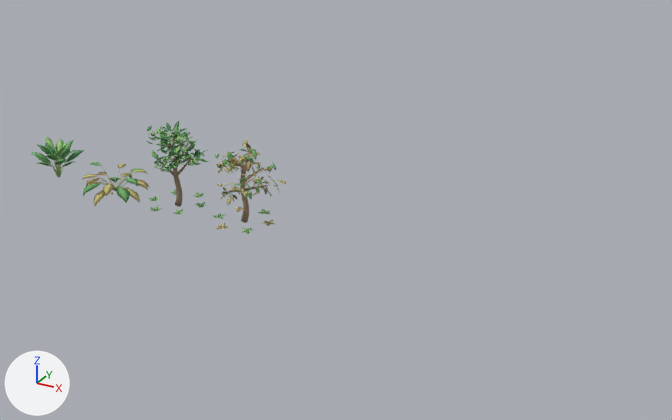
Two versions of the Blender file BlenderWork/InteriorProps/plants.blend, one commit apart.
The view is the same before and after, from a camera (50 mm lens) standing at (13.38, -15.25, 8.35) and looking at (4.84, 0.28, 0.58). The lights are fixed; the arrows at lower left show +X, +Y and +Z. The picture after the commit comes second.

The first picture shows 'PlantPot', 'PlantPotWilted', 'PlantTree', 'PlantTreeWilted'.
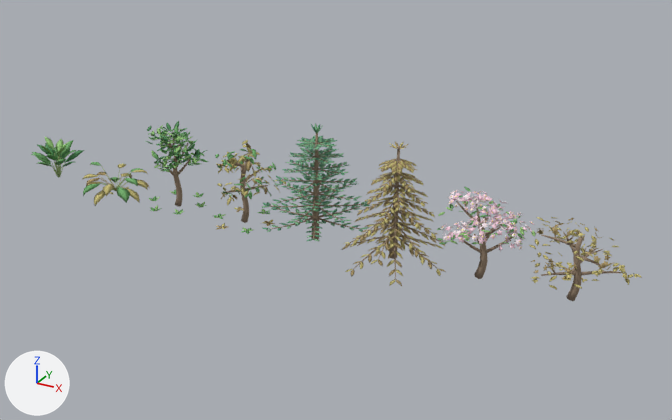
Diff of the bpy script that builds the scene:
```diff
--- a/BlenderWork/InteriorProps/plants.blend.py
+++ b/BlenderWork/InteriorProps/plants.blend.py
@@ ob_plantblossomwilted @@
+ob_plantblossomwilted = bpy.data.objects.new('PlantBlossomWilted', me_plantblossomwilted)  # 3316 vertices, 6024 faces; spans x -0.83..1.15, y -1.03..1.04, z -0.05..1.49; in mat_m_plantbark (brown #95816c), mat_m_plantdrydark (brown #aa9565), mat_m_plantdry (yellow #c4b876)
+ob_plantblossomwilted.location = (9.9, 0.0, 0.0)
@@ ob_plantblossom @@
+ob_plantblossom = bpy.data.objects.new('PlantBlossom', me_plantblossom)  # 9740 vertices, 17704 faces; spans x -0.77..0.97, y -0.92..0.91, z -0.05..1.67; in mat_m_plantbark (brown #95816c), mat_m_plantblossomlight (white #ffeff3), mat_m_plantpistil (yellow #ffeca2), mat_m_plantblossom (pale pink #fcd4e3), mat_m_plantleaflight (green #99cb7c), mat_m_plantleaf (green #6fad69)
+ob_plantblossom.location = (8.1, 0.0, 0.0)
@@ ob_plantpinewilted @@
+ob_plantpinewilted = bpy.data.objects.new('PlantPineWilted', me_plantpinewilted)  # 7342 vertices, 12800 faces; spans x -1.14..1.16, y -1.07..1.11, z -0.08..2.36; in mat_m_plantbark (brown #95816c), mat_m_plantdry (yellow #c4b876), mat_m_plantdrydark (brown #aa9565)
+ob_plantpinewilted.location = (6.3, 0.0, 0.0)
@@ ob_plantpine @@
+ob_plantpine = bpy.data.objects.new('PlantPine', me_plantpine)  # 7342 vertices, 12800 faces; spans x -1.25..1.27, y -1.18..1.21, z -0.03..2.47; in mat_m_plantbark (brown #95816c), mat_m_plantneedle (green #599976), mat_m_plantneedlelight (green #7cb386)
+ob_plantpine.location = (4.5, 0.0, 0.0)
```

What differs and where, as boxes (x1, y1, x2, y2) in the pictures (672 x 420 px):
'PlantPineWilted', added
    after: (342, 141, 446, 286)
    faces in mat_m_plantdrydark (brown #aa9565): (342, 141, 446, 286)
    faces in mat_m_plantdry (yellow #c4b876): (344, 141, 445, 286)
    faces in mat_m_plantbark (brown #95816c): (349, 146, 439, 279)
'PlantPine', added
    after: (262, 123, 370, 241)
    faces in mat_m_plantneedle (green #599976): (262, 124, 370, 241)
    faces in mat_m_plantneedlelight (green #7cb386): (262, 123, 369, 241)
    faces in mat_m_plantbark (brown #95816c): (270, 133, 362, 240)
'PlantBlossom', added
    after: (436, 187, 536, 279)
    faces in mat_m_plantblossom (pale pink #fcd4e3): (443, 190, 534, 251)
    faces in mat_m_plantbark (brown #95816c): (456, 199, 512, 279)
    faces in mat_m_plantblossomlight (white #ffeff3): (441, 191, 531, 250)
    faces in mat_m_plantleaflight (green #99cb7c): (438, 200, 536, 244)
    faces in mat_m_plantleaf (green #6fad69): (436, 187, 524, 244)
'PlantBlossomWilted', added
    after: (529, 217, 642, 301)
    faces in mat_m_plantdry (yellow #c4b876): (529, 217, 642, 290)
    faces in mat_m_plantbark (brown #95816c): (541, 227, 621, 301)
    faces in mat_m_plantdrydark (brown #aa9565): (530, 218, 627, 281)
